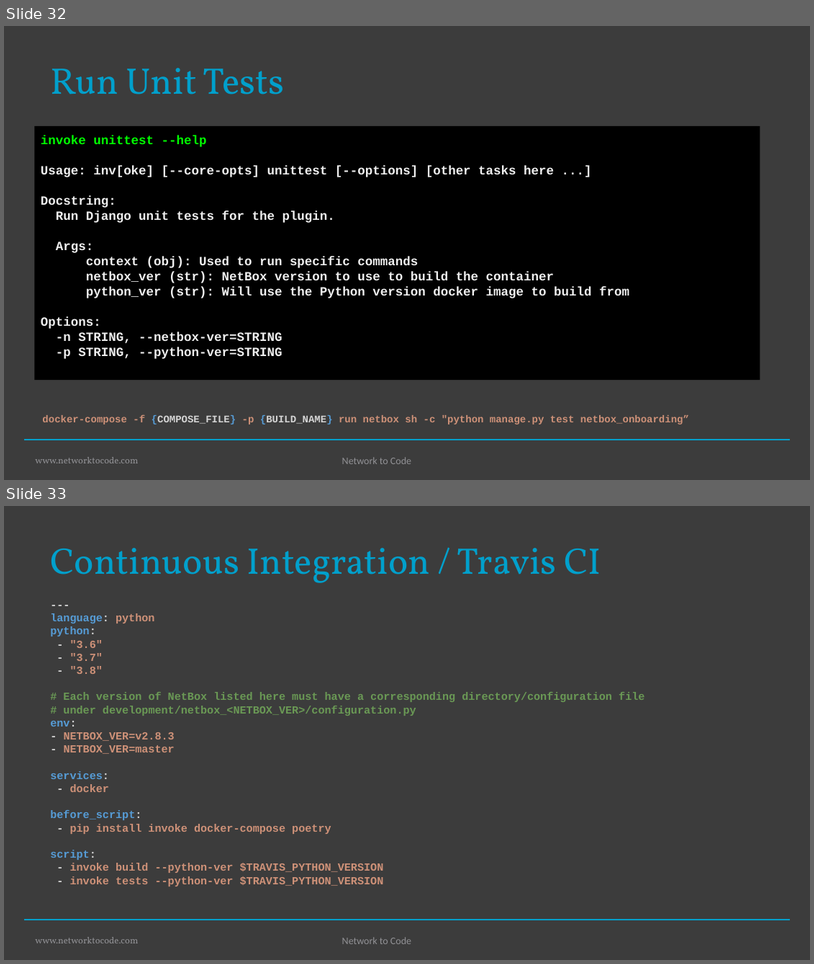
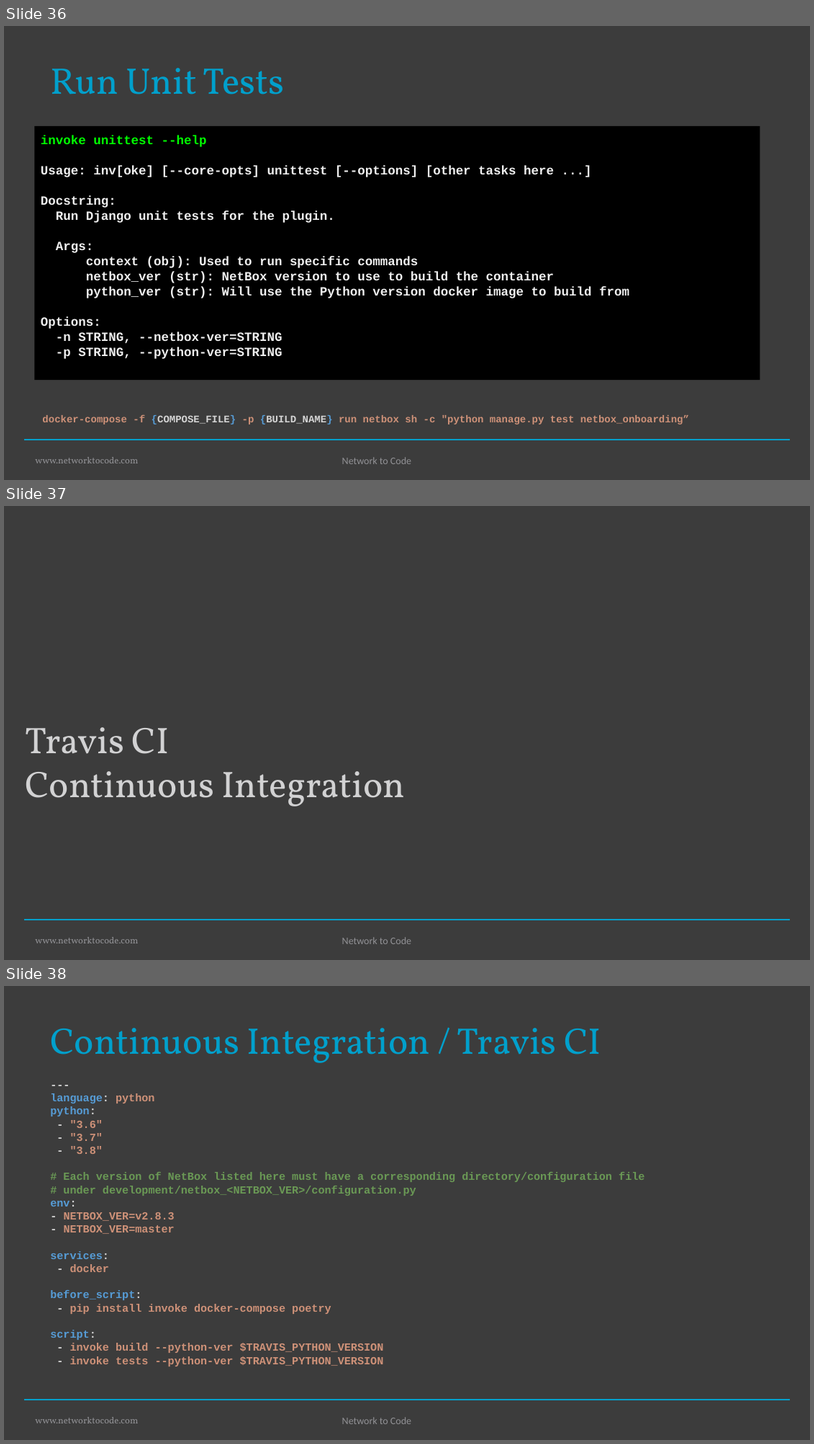
Before and after one commit to networktocode/netbox_day_2020, a slide deck: NetBox Plugins Development_Damien Garros.pptx. Shown one above the other, each under a label of ours: slides 32 and 33 before the commit, slides 36, 37 and 38 after it. The pictures are 814x964 and 814x1444 pixels, drawn with LibreOffice and Linux fonts; fonts in the diff are those of the drawing; background and template pictures are left out. Boxes give left, top, right and bottom in pixels: in the first picture for what was removed or moved away, otherwise in the second. Text is boxed around its words. In the diff, an @@ line names an element or a change of style, - is before the commit and + after.

```diff
--- a/NetBox Plugins Development_Damien Garros.pptx
+++ b/NetBox Plugins Development_Damien Garros.pptx
@@ slide 37 added at <box>4,506,810,960</box>, background #3C3C3C; not listed: 3 template elements that a slide beside it also shows @@
@@ title added at <box>25,727,405,806</box>, 44 pt, text #D2D2D3 @@
+Travis CI
+Continuous Integration
@@ what was slide 32 is now slide 36 @@
@@ what was slide 33 is now slide 38 @@
```
Also in this commit, not shown: 4 slides changed, 4 other slides added.
